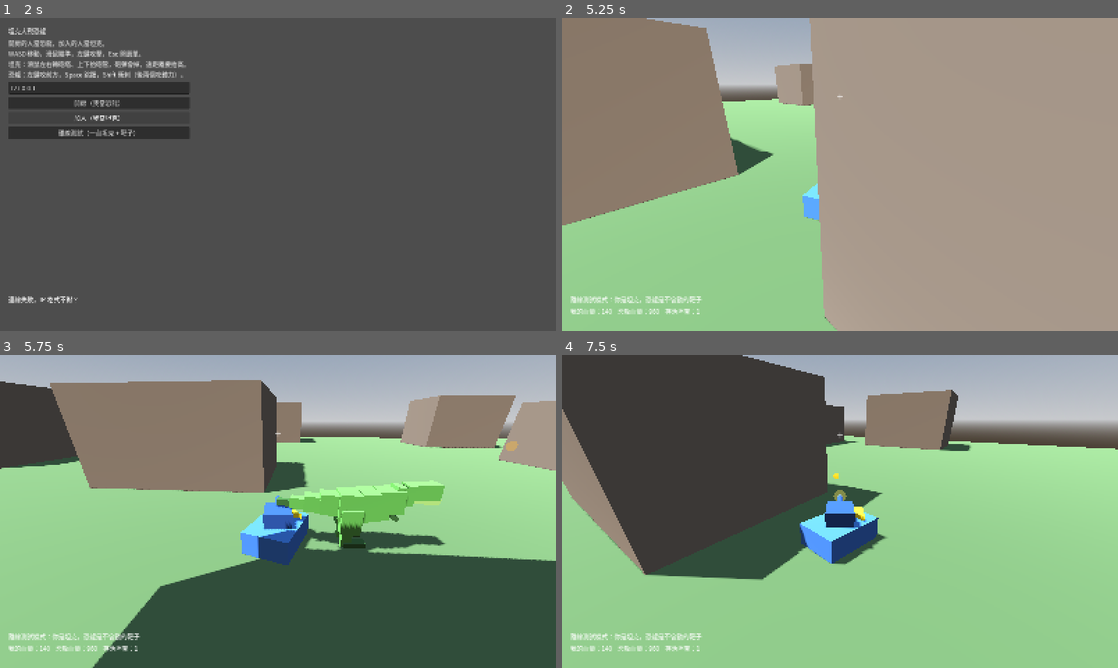
Above: before the commit, frames 1-4 (two rows, left to right).
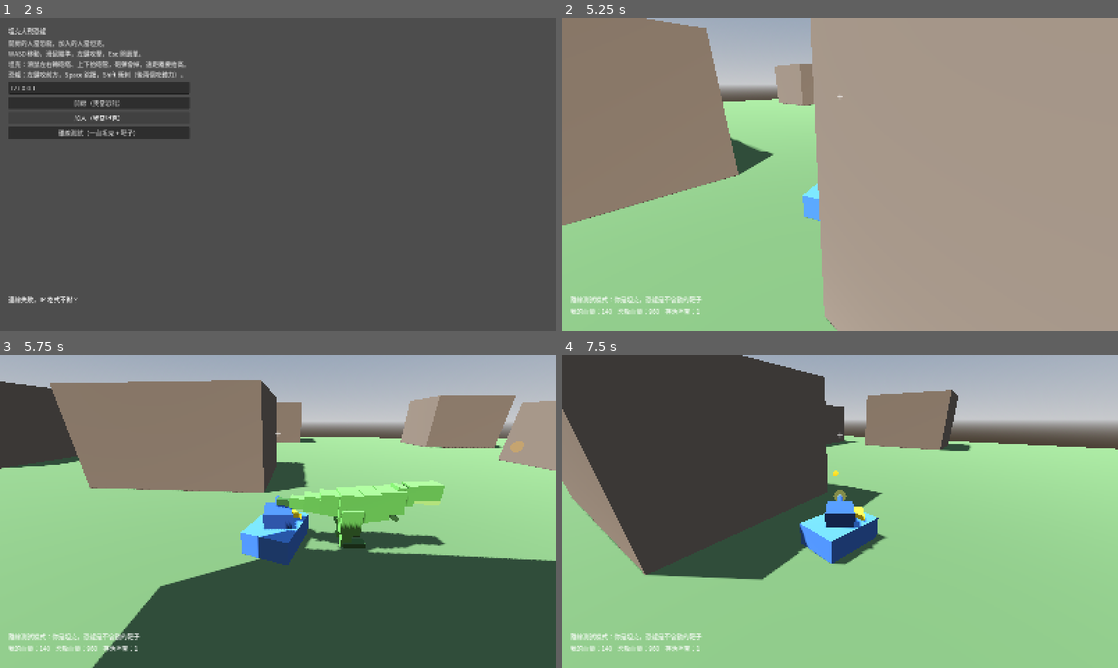
Above: after the commit, the same moments.

Repository: billxu0521/tank_war
Game: Godot game, scene res://main.tscn
Same seed, same stepped clock (60 frames per second), same inputs: the game is played once before the commit and once after it.
Inputs (mouse positions are in pixels of both pictures, inside the frame that each line leads up to):
- Up to frame 1 (2 s): click "開房（我當恐龍）" at 0.5 s; click "加入（我當坦克）" at 1.25 s
- Up to frame 2 (5.25 s): click "離線測試（一台坦克 + 靶子）" at 2 s; tap Enter at 2.75 s; move the mouse to (834, 180) at 2.77 s; hold Shift 2.78-3.53 s; hold W 2.78-5.03 s; click (834, 180) at 2.92 s; tap Space at 3.02, 3.77 s; move the mouse to (878, 177) at 3.52 s; tap Shift at 3.6, 5.1 s; move the mouse to (795, 171) at 4.27 s; hold Shift 4.28-5.03 s; move the mouse to (845, 174) at 5.02 s; hold A from 5.03 s (still down); click (845, 174) at 5.17 s
- Up to frame 3 (5.75 s): keep holding A; tap Space at 5.27 s
- Up to frame 4 (7.5 s): move the mouse to (817, 505) at 5.77 s; release A at 5.78 s; hold Shift 5.78-6.53 s; hold W from 5.78 s (still down); tap Space at 6.02, 6.77 s; move the mouse to (867, 511) at 6.52 s; tap Shift at 6.6 s; move the mouse to (812, 511) at 7.27 s; hold Shift from 7.28 s (still down); click (812, 511) at 7.42 s

Frame 1 is identical in both runs. In frame 2, less than 0.1% of the frame differs, in the area x 6-49%, y 0-99%; in frame 3, less than 0.1%, in the area x 25-95%, y 16-81%; in frame 4, less than 0.1%.

Commit message:
物理提到 120Hz，修掉移動時的殘影
不是後製造成的——TAA、動態模糊、3D 縮放都是關的。真正的原因是
畫面 120fps 但物理只有 60Hz：每個物理狀態被連續畫兩次再跳一格，
相機又掛在玩家身上，所以整個畫面在動的時候都在頓。

實測砲彈連續畫面的位置：
  物理 60Hz  -> 53% 的畫面跟前一張完全一樣
  物理 120Hz -> 0%

物件數量很少，多跑一倍幾乎沒成本。所有冷卻、體力、彈道都是用
delta 算的，跟 tick 率無關，數值不受影響。

更通用的解法是開 physics_interpolation，但那要處理傳送點重置和
_process 裡動的節點（特效、骨架），對原型來說不划算。

Co-Authored-By: Claude Opus 5 (1M context) <noreply@anthropic.com>
Claude-Session: https://claude.ai/code/session_019SAVwhULYTqidBLb1Ej4sE

Diff:
--- a/project.godot
+++ b/project.godot
@@ -25,6 +25,9 @@
 [physics]
 
 3d/physics_engine="Jolt Physics"
+; 畫面通常跑 120fps 以上，物理留在預設的 60Hz 會讓每個位置被畫兩次，
+; 動起來像有殘影。拉到 120 對齊，這裡物件很少，多跑一倍幾乎沒成本。
+common/physics_ticks_per_second=120
 
 [rendering]
 
Not shown, changed: README.md
